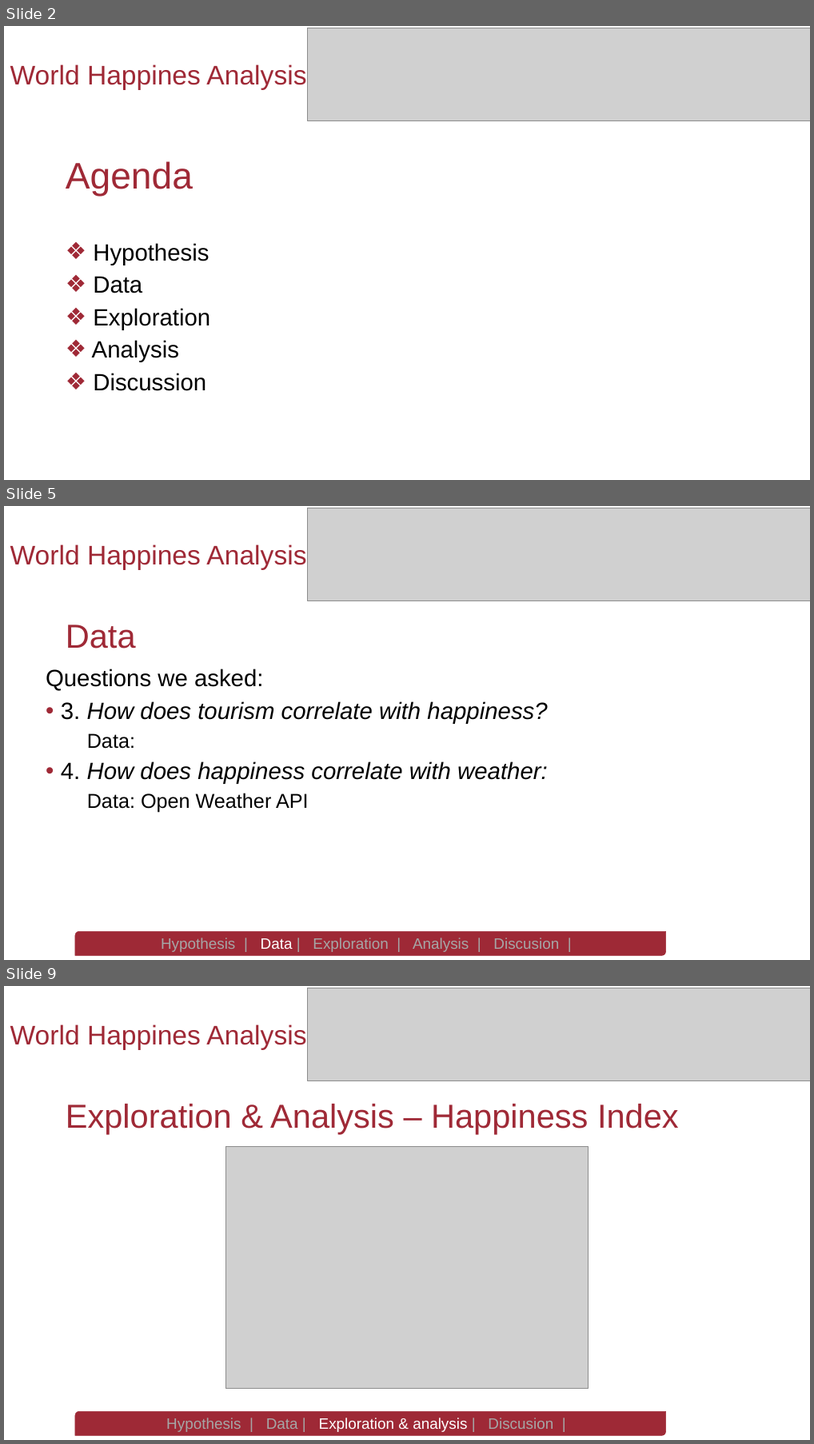
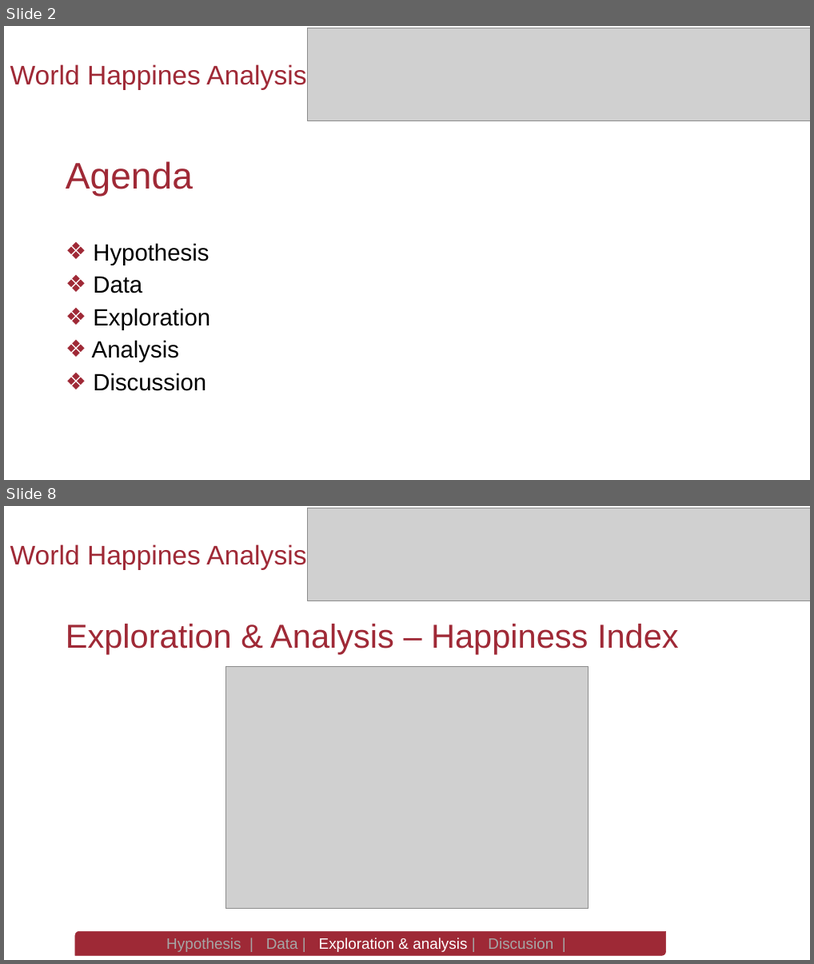
Before and after one commit to spastranas/GroupProject, a slide deck: World Happiness Analysis- Group 4 Final Presentation.pptx. Shown one above the other, each under a label of ours: slides 2, 5 and 9 before the commit, slides 2 and 8 after it; the slides between them are not shown. The pictures are 814x1444 and 814x964 pixels, drawn with LibreOffice and Linux fonts; fonts in the diff are those of the drawing; grey boxes stand for pictures; background and template pictures are left out. Boxes give left, top, right and bottom in pixels: in the first picture for what was removed or moved away, otherwise in the second. Text is boxed around its words. In the diff, an @@ line names an element or a change of style, - is before the commit and + after.

```diff
--- a/World Happiness Analysis- Group 4 Final Presentation.pptx
+++ b/World Happiness Analysis- Group 4 Final Presentation.pptx
@@ slide 5 removed at (4,506,810,960), background picture (left out) @@
@@ picture removed at (307,508,810,600) @@
@@ text removed at (10,544,306,570) @@
-World Happines Analysis
@@ title removed at (66,624,136,648) @@
-Data
@@ text removed at (46,668,548,812) @@
-Questions we asked:
-• 3. How does tourism correlate with happiness?
-  Data:
-• 4. How does happiness correlate with weather:
-  Data: Open Weather API
@@ round diag rect removed at (75,932,666,956) @@
-Hypothesis | Data | Exploration | Analysis | Discusion |
@@ what was slide 9 is now slide 8 @@
```
Also in this commit, not shown: 6 slides changed, 1 other file.
